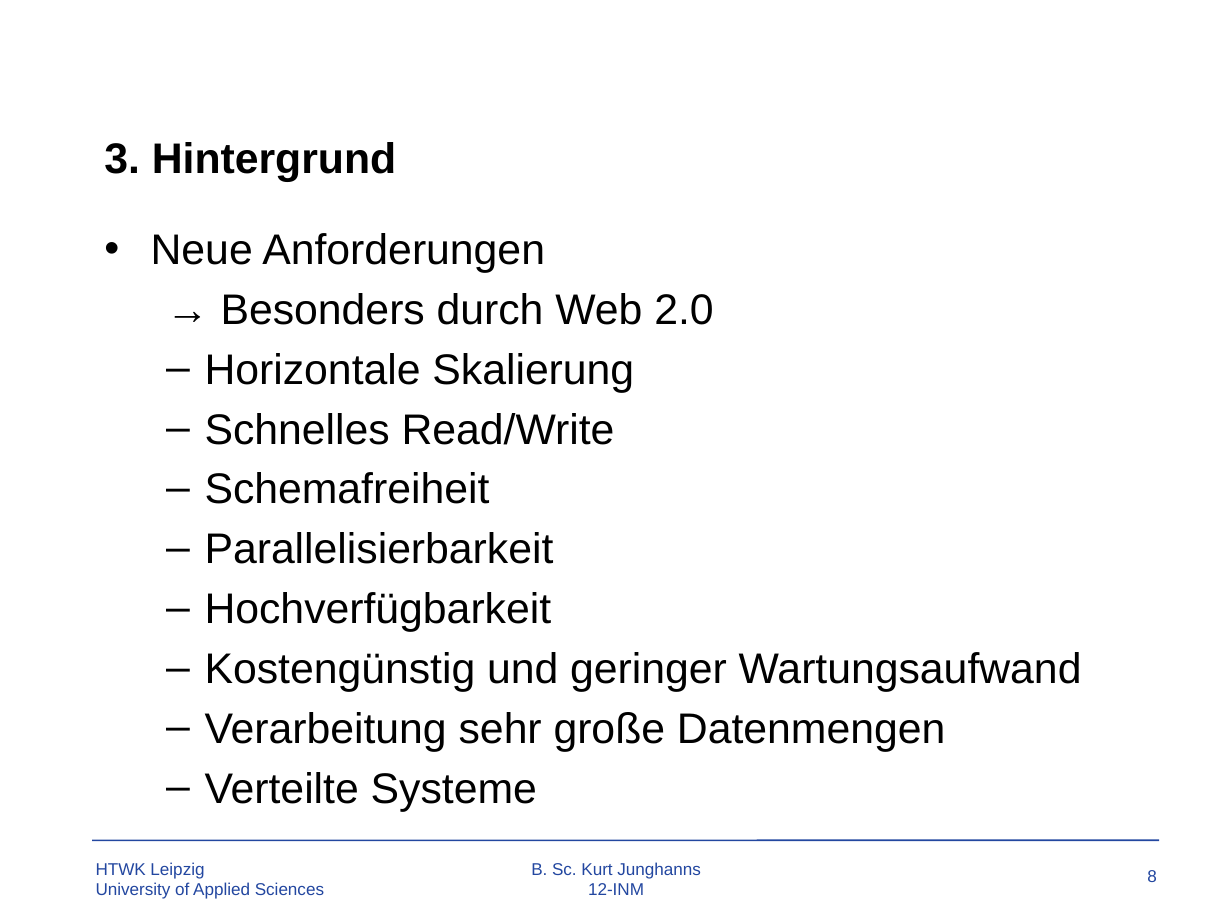
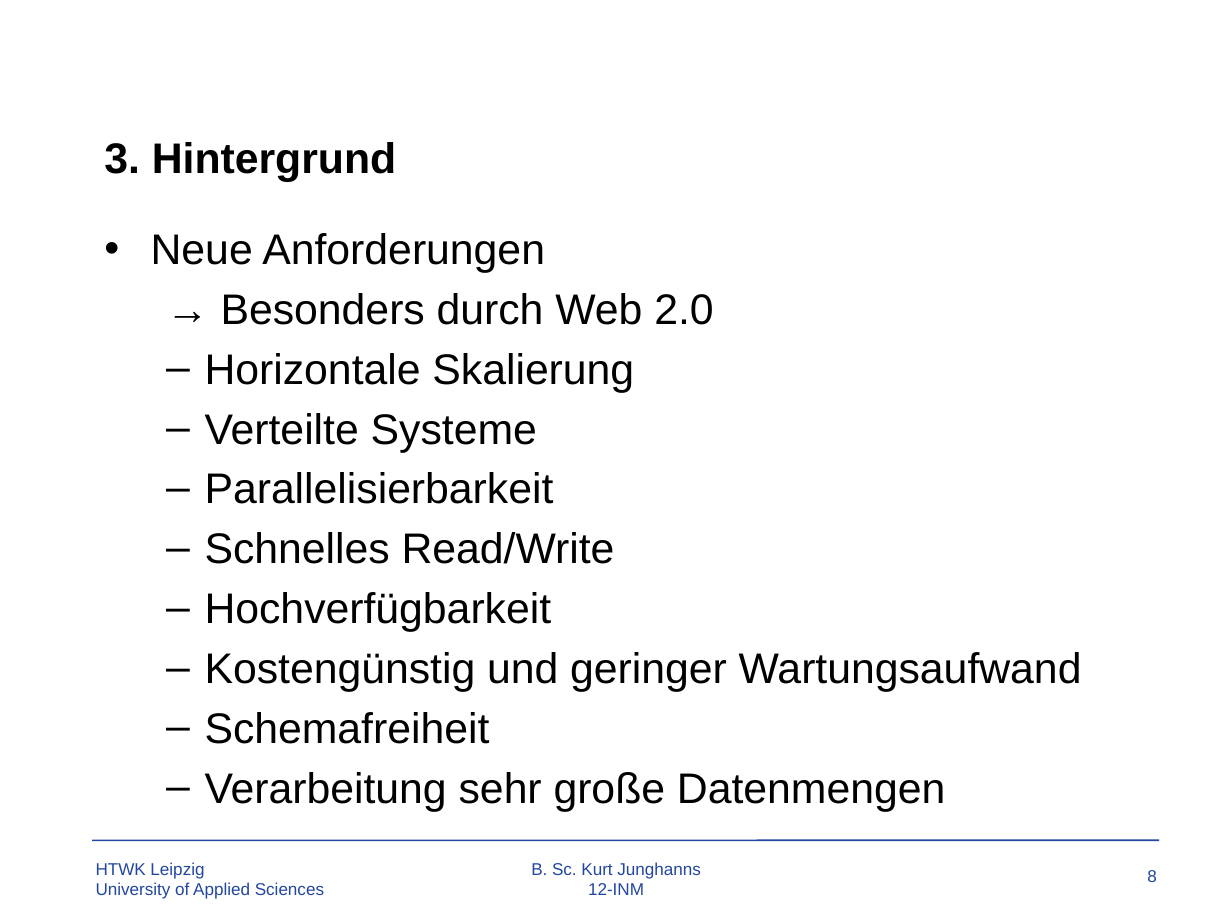
Before and after one commit to TBoonX/OS-Datenbanken, a slide deck: slide 8 of Praesentation.pptx. Drawn at 1232x924 pixels with LibreOffice and Linux fonts; fonts in the diff are those of the drawing; background and template pictures are left out. Boxes give left, top, right and bottom in pixels: in the first picture for what was removed or moved away, otherwise in the second. Text is boxed around its words. In the diff, an @@ line names an element or a change of style, - is before the commit and + after.

```diff
--- a/Praesentation.pptx
+++ b/Praesentation.pptx
@@ text at [205, 413, 554, 504]: paragraphs added @@
+  – Verteilte Systeme
+  – Parallelisierbarkeit
@@ text at [205, 472, 554, 564]: paragraphs removed @@
-  – Schemafreiheit
-  – Parallelisierbarkeit
@@ text at [205, 712, 490, 744]: paragraph added @@
+  – Schemafreiheit
@@ text at [205, 772, 537, 812]: paragraph removed @@
-  – Verteilte Systeme
```
Also in this commit, not shown: 5 other slides changed, 6 slides added.
